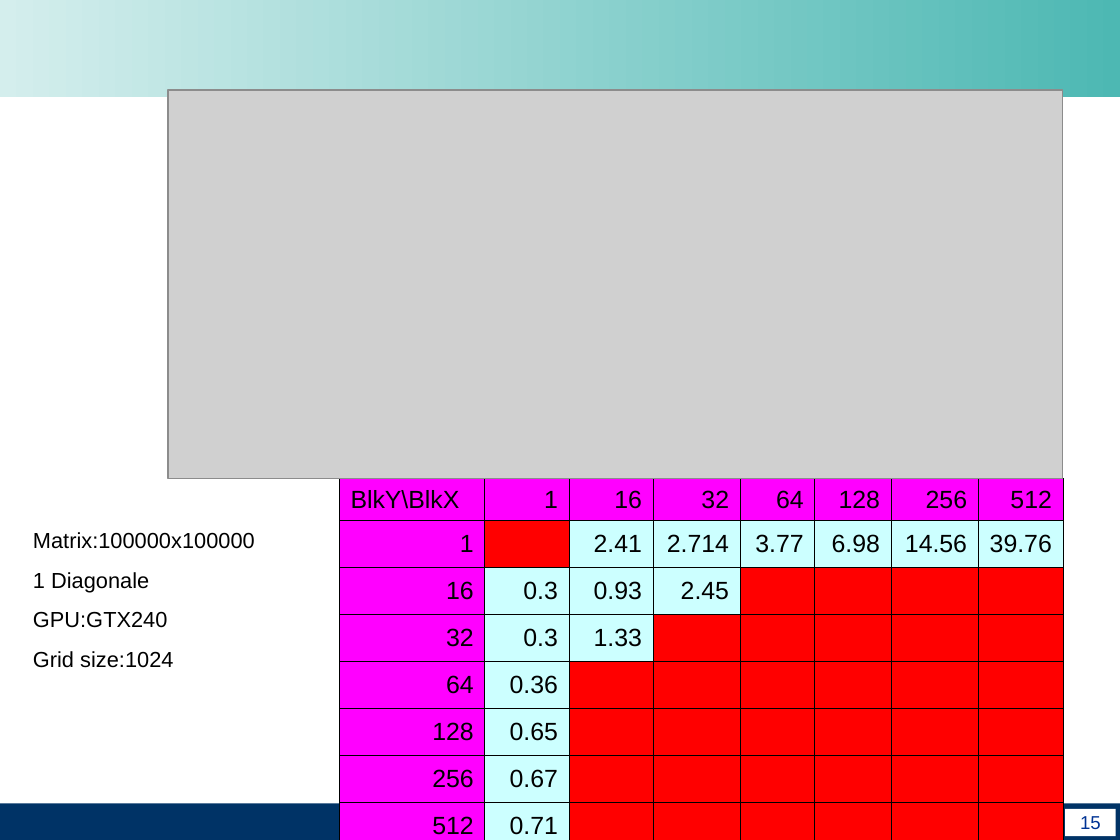
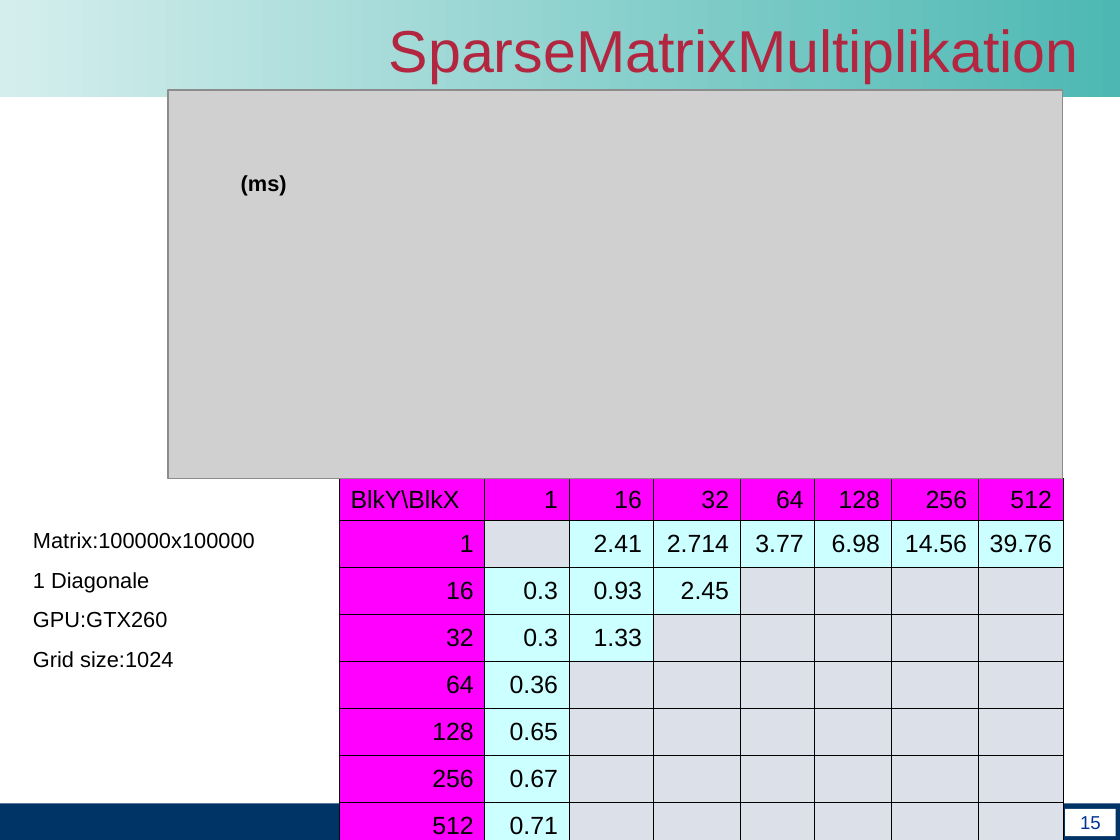
Before and after one commit to unconditional/projektarbeitcuda, a slide deck: slide 15 of Vortrag/Abschlussvortrag der Projektarbeit CUDA(xby).ppt. Drawn at 1120x840 pixels with LibreOffice and Linux fonts; fonts in the diff are those of the drawing; grey boxes stand for pictures; background and template pictures are left out. Boxes give left, top, right and bottom in pixels: in the first picture for what was removed or moved away, otherwise in the second. Text is boxed around its words. In the diff, an @@ line names an element or a change of style, - is before the commit and + after.

```diff
--- a/Vortrag/Abschlussvortrag der Projektarbeit CUDA(xby).ppt
+++ b/Vortrag/Abschlussvortrag der Projektarbeit CUDA(xby).ppt
@@ title added at (389,25,1079,83), 38 pt, text #B32640 @@
+SparseMatrixMultiplikation
@@ text added at (241,175,287,196), 14 pt, text #000000, bold @@
+(ms)
@@ table at (339,478,1064,839) @@
@@ fill #FF0000 to #DCE0E8 in 34 cells @@
@@ text at (33,611,168,628): text changed @@
-GPU:GTX240
+GPU:GTX260
```
Also in this commit, not shown: 4 other slides changed, 1 other file.
